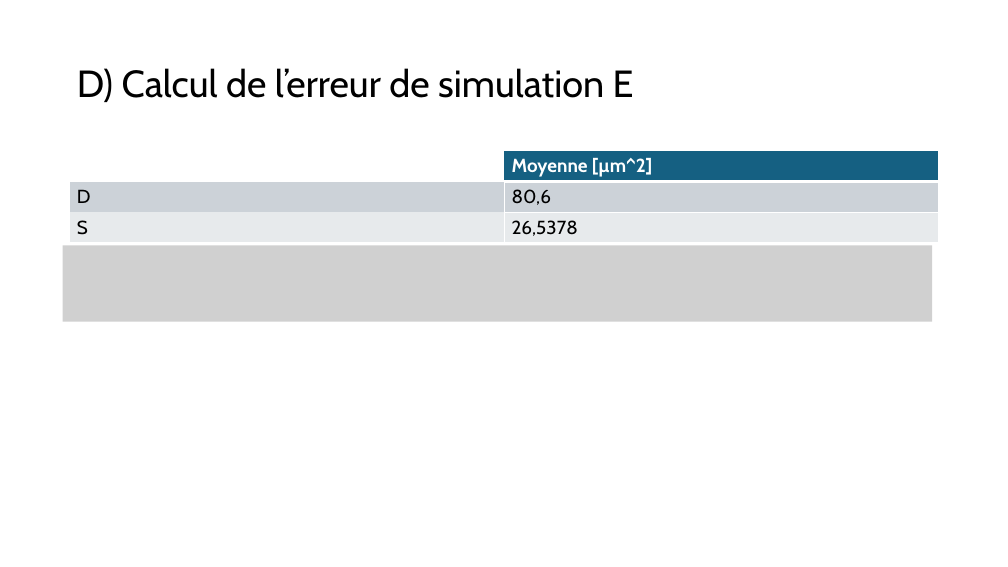
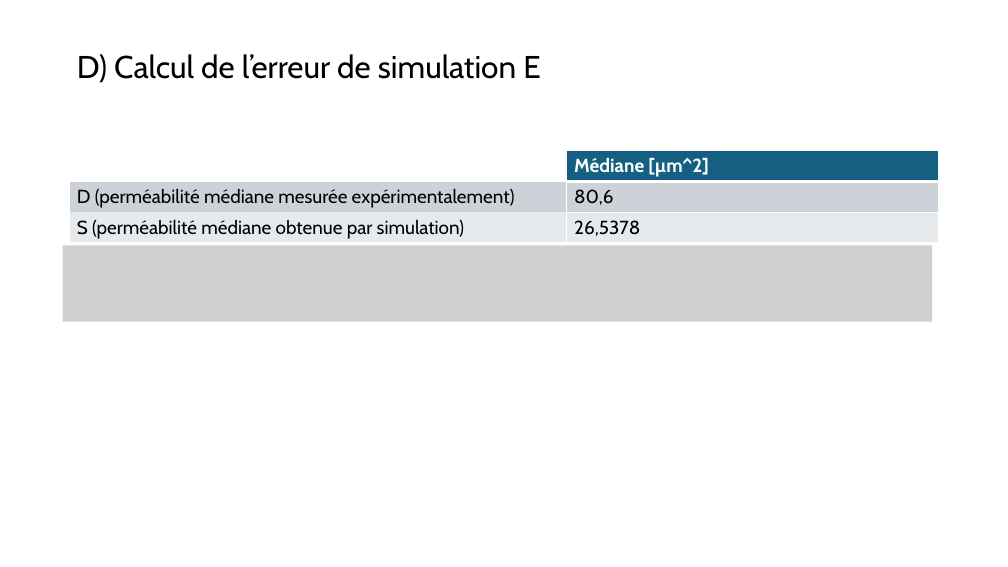
Before and after one commit to mehdibendaya/MEC8211DEV3, a slide deck: slide 8 of Devoir_3.pptx (slide 7 before the commit). Drawn at 1008x567 pixels with LibreOffice and Linux fonts; fonts in the diff are those of the drawing; grey boxes stand for pictures. Boxes give left, top, right and bottom in pixels: in the first picture for what was removed or moved away, otherwise in the second. Text is boxed around its words. In the diff, an @@ line names an element or a change of style, - is before the commit and + after.

Commit message:
Version pre-finale
ppt: analyse de convergence + ajout de details de calcul + conclusion
excel: erreurs mineures + calcul de delta model

```diff
--- a/Devoir_3.pptx
+++ b/Devoir_3.pptx
@@ title "D) Calcul de l’erreur de ..." at [77,54,540,83]: size 36 to 30 pt @@
@@ table at [70,151,939,243] @@
-row 1, column 2: Moyenne [µm^2]
+row 1, column 2: Médiane [µm^2]
-row 2, column 1: D
+row 2, column 1: D (perméabilité médiane mesurée expérimentalement)
-row 3, column 1: S
+row 3, column 1: S (perméabilité médiane obtenue par simulation)
```
Also in this commit, not shown: 7 other slides changed, 2 slides added, 1 other file.
